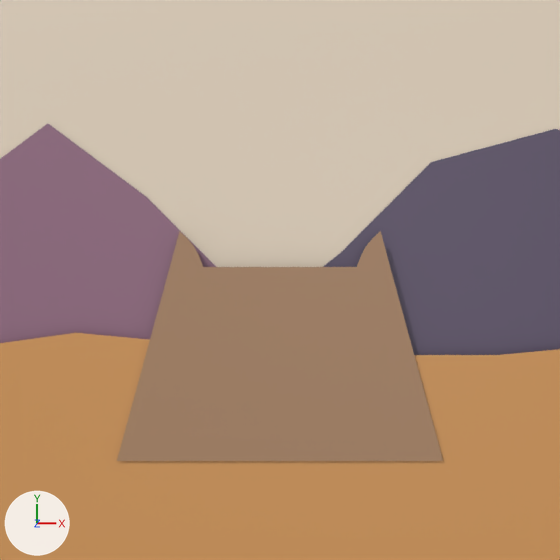
A saved change to the Blender file achievements.blend.
One viewpoint serves both versions: the file's camera 'Camera'. The lights are fixed; the arrows at lower left show +X, +Y and +Z.
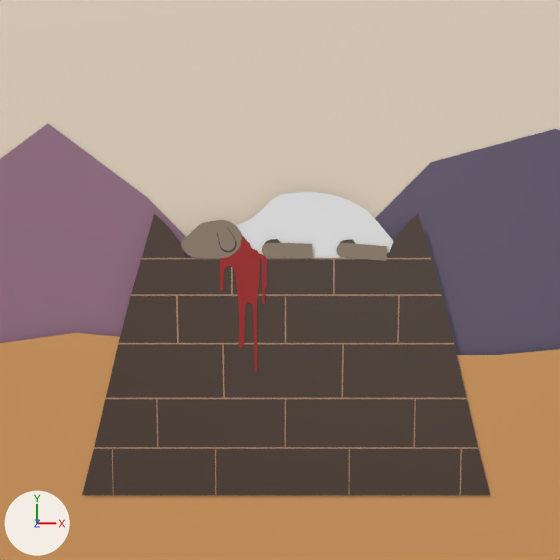
What differs and where, as boxes [x1, y1, x2, y2] in the pictures (560 x 560 px):
'Plane.054', reshaped, moved, rescaled, modifiers changed (25% wider, 22% taller): before [117, 231, 443, 461]; after [82, 214, 490, 495]
'Plane.055', added: after [236, 192, 393, 258]
'Circle.040', added (red): after [220, 232, 267, 373]
'Circle.036', added (brown): after [181, 220, 242, 258]
'Circle.039', added (brown): after [336, 239, 387, 261]
    faces in mat_lamb_head (brown #8b7a67): [336, 243, 387, 261]
'Circle.038', added (brown): after [262, 239, 312, 258]
    faces in mat_lamb_head (brown #8b7a67): [262, 243, 312, 258]
'Circle.037', added: after [217, 227, 237, 252]

Patch to the scene script:
```diff
--- a/achievements.blend.py
+++ b/achievements.blend.py
@@ me_plane_047 @@
 # used by ob_plane_054; location = (0.0, -1.91, 0.3); scale = (2.51, 2.2, 2.2)
-me_plane_047.from_pydata(...)  # 37 vertices, 21 faces; spans x -1.48..0.0, y -1.0..1.37, z 0.0
+me_plane_047.from_pydata(...)  # 184 vertices, 152 faces; spans x -1.41..1.41, y -1.0..1.37, z 0.0
+# me_plane_047 part 1
+# 10 vertices are removed from x -1.03..0.0, y -1.0..0.98, z 0.0
+# 21 faces are deleted
+# 13 vertices move from x -1.48..-0.7, y -1.0..0.98, z 0.0 to x -1.41..-0.7, y -1.0..0.99, z 0.0
+# 157 vertices are added at x -1.2..1.41, y -1.0..1.37, z 0.0
+# 89 new faces join them, mat_mortar (brown #a78263)
+# 63 new faces join them, mat_bricks (brown #463225)
 me_plane_047.materials.append(mat_mortar)
+me_plane_047.materials.append(mat_bricks)  # brown #463225
@@ ob_plane_054 @@
 ob_plane_054 = bpy.data.objects.new('Plane.054', me_plane_047)
-ob_plane_054.location = (0.0, -1.91, 0.3)
-ob_plane_054.scale = (2.51, 2.2, 2.2)
-_m = ob_plane_054.modifiers.new('Mirror', 'MIRROR')
+ob_plane_054.location = (0.14, -2.2, 0.31)
+ob_plane_054.scale = (3.29, 2.7, 2.94)
@@ ob_circle_040 @@
+ob_circle_040 = bpy.data.objects.new('Circle.040', me_circle_043)  # 261 vertices, 195 faces; spans x -7.0..10.7, y -10.4..42.5, z 0.0; in mat_material_032 (red #9d0300); modifiers SUBSURF
+ob_circle_040.location = (-0.94, -1.47, 0.32)
+ob_circle_040.scale = (0.0605, 0.0605, 0.0605)
@@ ob_circle_039 @@
+ob_circle_039 = bpy.data.objects.new('Circle.039', me_circle_042)  # 28 vertices, 25 faces; spans x -1.0..5.93, y -1.13..1.55, z 0.0; in mat_lamb_head (brown #8b7a67), mat_lamb_shadow (brown #483c31)
+ob_circle_039.parent = ob_plane_055
+ob_circle_039.location = (0.975, 0.419, 0.312)
+ob_circle_039.rotation_euler = (0.0, 0.0, -0.0591)  # degrees (0, 0, -3.4)
+ob_circle_039.scale = (0.111, 0.111, 0.111)
@@ ob_plane_055 @@
+ob_plane_055 = bpy.data.objects.new('Plane.055', me_plane_059)  # 63 vertices, 62 faces; spans x -0.99..7.33, y -0.99..2.45, z 0.0
+ob_plane_055.location = (-0.58, 0.93, 0.27)
+ob_plane_055.scale = (0.438, 0.438, 0.438)
@@ ob_circle_038 @@
+ob_circle_038 = bpy.data.objects.new('Circle.038', me_circle_042.copy())
+ob_circle_038.parent = ob_plane_055
+ob_circle_038.location = (-0.161, 0.419, 0.325)
+ob_circle_038.scale = (0.111, 0.111, 0.111)
@@ ob_circle_037 @@
+ob_circle_037 = bpy.data.objects.new('Circle.037', me_circle_040)  # 42 vertices, 20 faces; spans x -1.0..1.0, y -1.0..1.87, z 0.0; in mat_material_014 (black #000000)
+ob_circle_037.parent = ob_plane_055
+ob_circle_037.location = (-0.782, 0.511, 0.316)
+ob_circle_037.rotation_euler = (0.0, 0.0, 0.385)  # degrees (0, 0, 22)
+ob_circle_037.scale = (0.129, 0.129, 0.129)
@@ ob_circle_036 @@
+ob_circle_036 = bpy.data.objects.new('Circle.036', me_circle_039)  # 36 vertices, 34 faces; spans x -0.92..1.92, y -1.0..1.0, z 0.0; in mat_lamb_head (brown #8b7a67)
+ob_circle_036.parent = ob_plane_055
+ob_circle_036.location = (-1.2, 0.588, 0.315)
+ob_circle_036.scale = (0.324, 0.294, 0.294)
```
